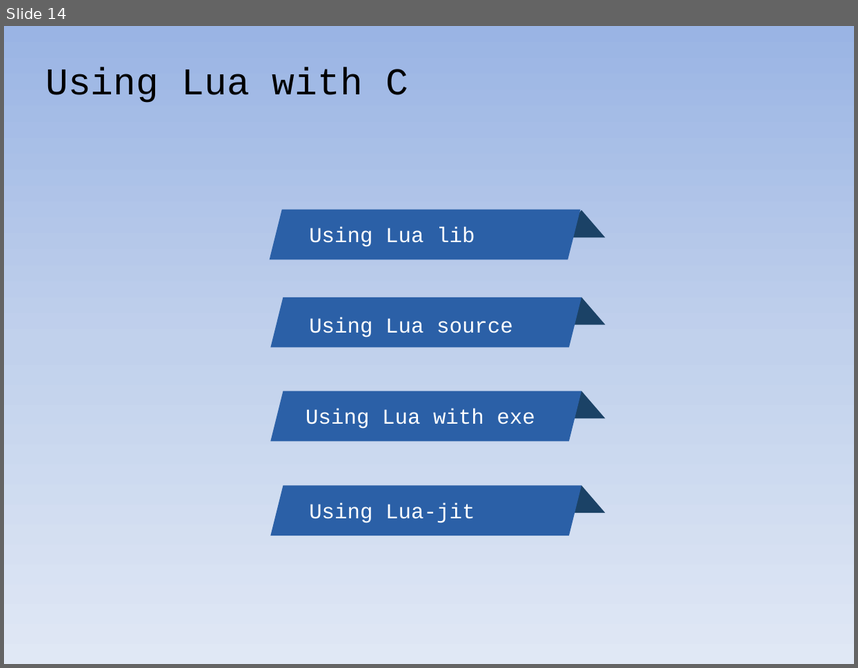
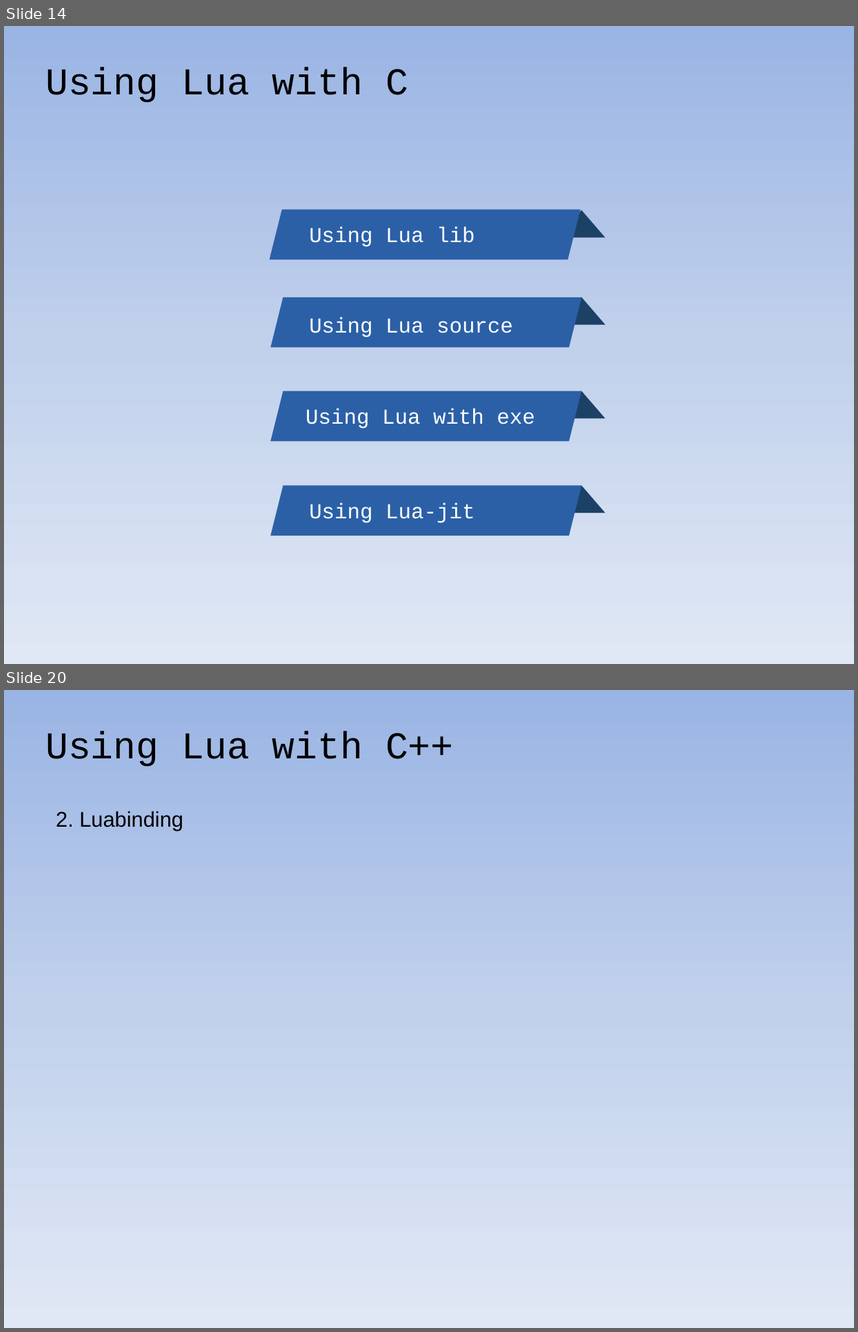
Before and after one commit to warmwine/newbie-clua, a slide deck: doc/newbie-clua.pptx. Shown one above the other, each under a label of ours: slide 14 before the commit, slides 14 and 20 after it; the slides between them are not shown. The pictures are 858x668 and 858x1332 pixels, drawn with LibreOffice and Linux fonts; fonts in the diff are those of the drawing. Boxes give left, top, right and bottom in pixels: in the first picture for what was removed or moved away, otherwise in the second. Text is boxed around its words. In the diff, an @@ line names an element or a change of style, - is before the commit and + after.

```diff
--- a/doc/newbie-clua.pptx
+++ b/doc/newbie-clua.pptx
@@ slide 20 added at (4,690,854,1328), background gradient #9AB5E4 to #C2D1ED to #E1E8F5 @@
@@ text added at (45,731,454,767), 32 pt, text #000000 @@
+Using Lua with C++
@@ text added at (56,811,183,830), 18 pt, text #000000 @@
+2. Luabinding
```
Also in this commit, not shown: 6 slides changed, 10 other slides added, 9 slides removed.
